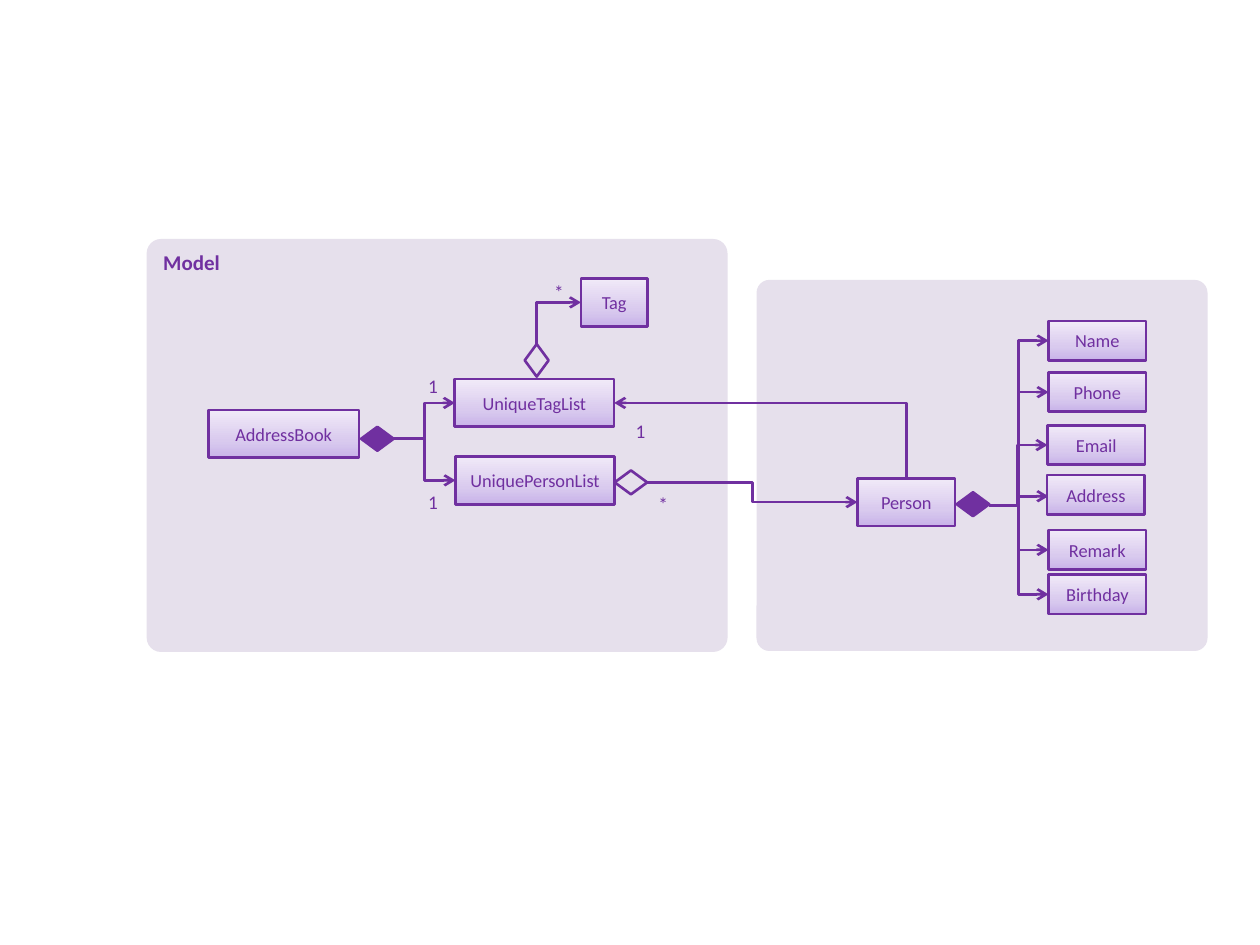
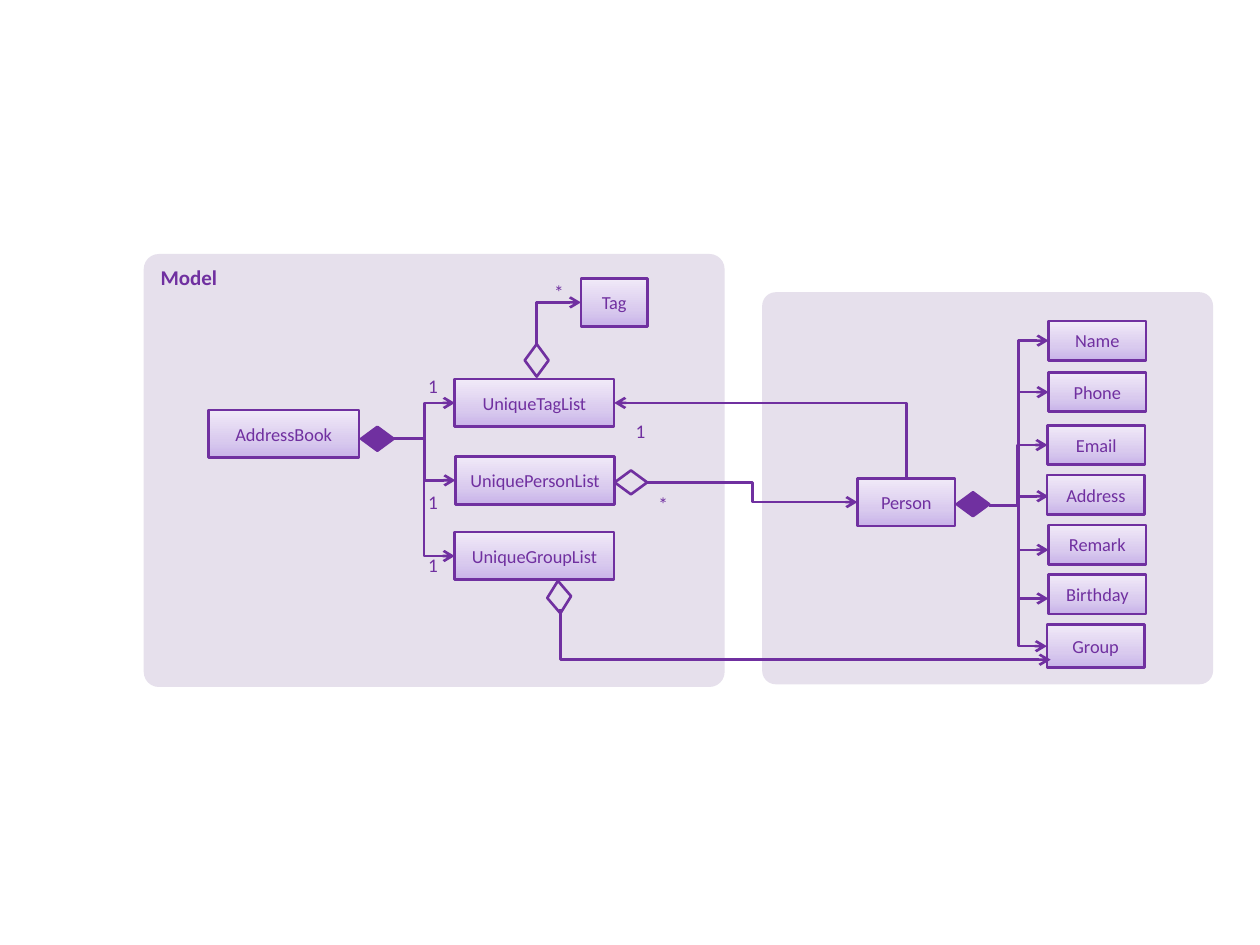
Before and after one commit to tingtx/addressbook-level4, a slide deck: slide 1 of docs/diagrams/RemarkClassDiagram.pptx. Drawn at 1260x945 pixels with LibreOffice and Linux fonts; fonts in the diff are those of the drawing. Boxes give left, top, right and bottom in pixels: in the first picture for what was removed or moved away, otherwise in the second. Text is boxed around its words. In the diff, an @@ line names an element or a change of style, - is before the commit and + after.

```diff
--- a/docs/diagrams/RemarkClassDiagram.pptx
+++ b/docs/diagrams/RemarkClassDiagram.pptx
@@ rounded rectangle "Model": place and size @@
-rounded rectangle "Model" at (146,239,727,653)
+rounded rectangle "Model" at (144,255,724,688)
@@ rounded rectangle: place and size @@
-rounded rectangle at (756,280,1207,651)
+rounded rectangle at (762,292,1213,684)
@@ elbow arrow added from (425, 435) to (455, 556), #7030A0 1.5 pt @@
@@ rectangle added at (455,532,615,580), fill gradient #C9B5E8 to #D8CBEE to #F0EAF9, outline #7030A0 1.5 pt, 10.5 pt, text #7030A0 @@
+UniqueGroupList
@@ elbow arrow moved from (989, 507) - (1048, 595) to (1018, 515) - (1047, 646) @@
@@ rectangle "Remark": place and size @@
-rectangle "Remark" at (1048,530,1145,570)
+rectangle "Remark" at (1048,525,1145,564)
@@ text added at (428,556,438,572), 11 pt, text #7030A0 @@
+1
@@ diamond added at (546,579,573,614), outline #7030A0 1.5 pt @@
@@ arrow added from (1018, 598) to (1048, 598), #7030A0 1.5 pt @@
@@ elbow arrow added from (561, 609) to (1051, 660), #7030A0 1.5 pt @@
@@ rectangle added at (1047,625,1144,668), fill gradient #C9B5E8 to #D8CBEE to #F0EAF9, outline #7030A0 1.5 pt, 10.5 pt, text #7030A0 @@
+Group
```
Also in this commit, not shown: 24 other files.
